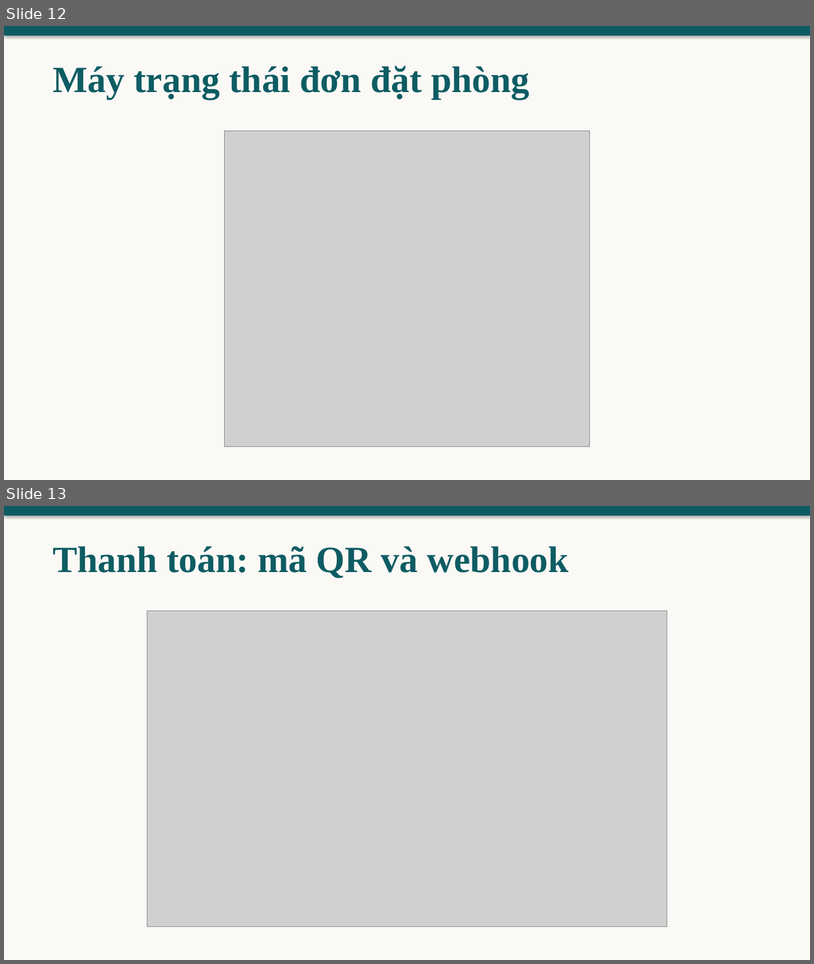
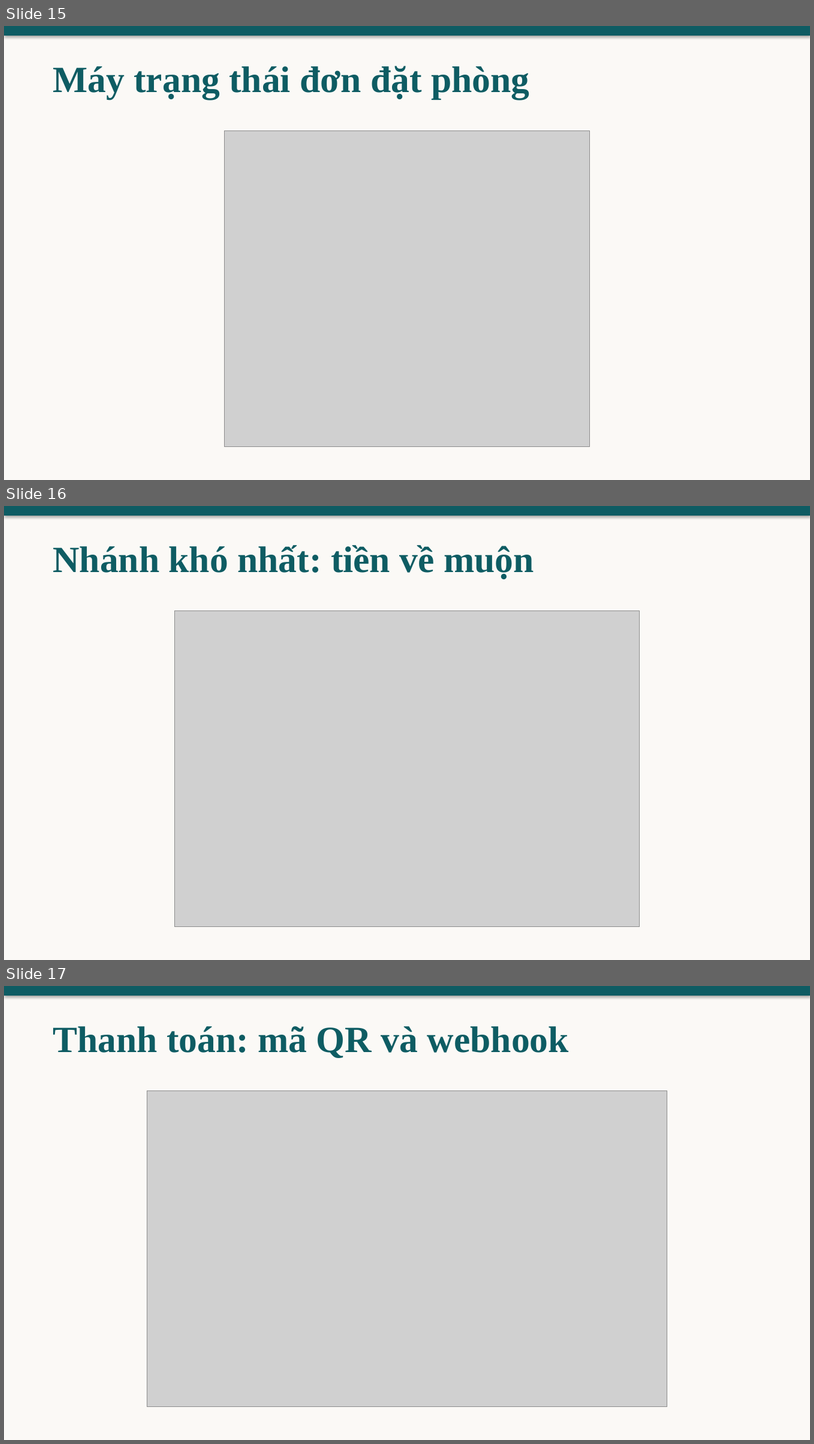
Before and after one commit to nhquan403/cn-dx23tt11-nguyenhongquan-homestay-tvu, a slide deck: thesis/abs/slide-bao-ve.pptx. Shown one above the other, each under a label of ours: slides 12 and 13 before the commit, slides 15, 16 and 17 after it. The pictures are 814x964 and 814x1444 pixels, drawn with LibreOffice and Linux fonts; fonts in the diff are those of the drawing; grey boxes stand for pictures. Boxes give left, top, right and bottom in pixels: in the first picture for what was removed or moved away, otherwise in the second. Text is boxed around its words. In the diff, an @@ line names an element or a change of style, - is before the commit and + after.

```diff
--- a/thesis/abs/slide-bao-ve.pptx
+++ b/thesis/abs/slide-bao-ve.pptx
@@ slide 16 added at (4,506,810,960), background #FBF9F6 @@
@@ rectangle added at (4,506,810,516), fill #0E5C63 @@
@@ text added at (53,545,534,579), 44 pt, text #0E5C63, bold @@
+Nhánh khó nhất: tiền về muộn
@@ picture added at (174,610,640,927) @@
@@ what was slide 12 is now slide 15 @@
@@ what was slide 13 is now slide 17 @@
```
Also in this commit, not shown: 6 other slides added, 6 other files.
